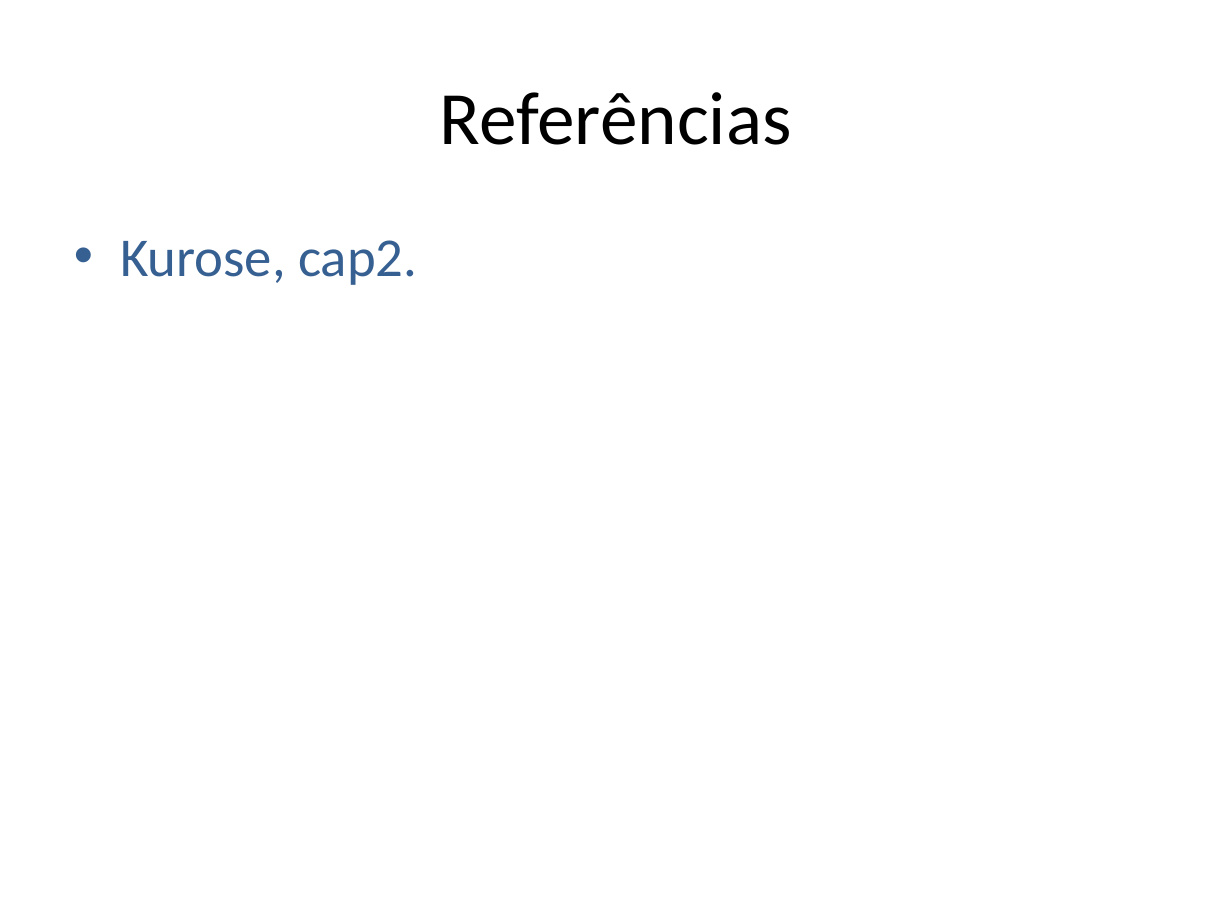
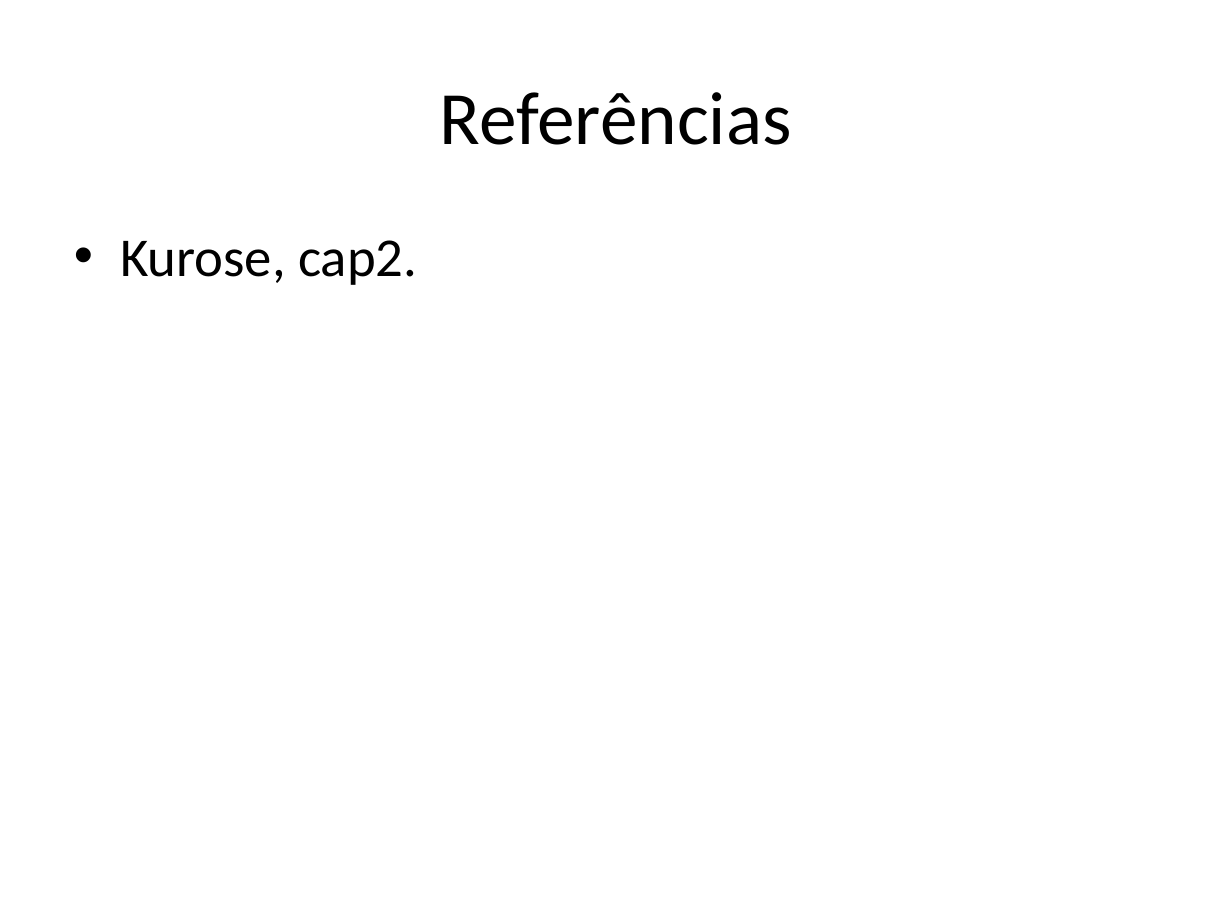
Before and after one commit to niviaquental/niviaquental.github.io, a slide deck: slide 26 of Presentations/Aula03-Aplicacao-EmailDNS/03-DNSEmail.pptx (slide 24 before the commit). Drawn at 1232x924 pixels with LibreOffice and Linux fonts; fonts in the diff are those of the drawing; background and template pictures are left out. Boxes give left, top, right and bottom in pixels: in the first picture for what was removed or moved away, otherwise in the second. Text is boxed around its words. In the diff, an @@ line names an element or a change of style, - is before the commit and + after.

```diff
--- a/Presentations/Aula03-Aplicacao-EmailDNS/03-DNSEmail.pptx
+++ b/Presentations/Aula03-Aplicacao-EmailDNS/03-DNSEmail.pptx
@@ text "Kurose, cap2." at [120, 240, 417, 285]: text colour #376092 to #000000 @@
```
Also in this commit, not shown: 21 other slides changed, 3 slides added, 1 slide removed, 2 other files.
